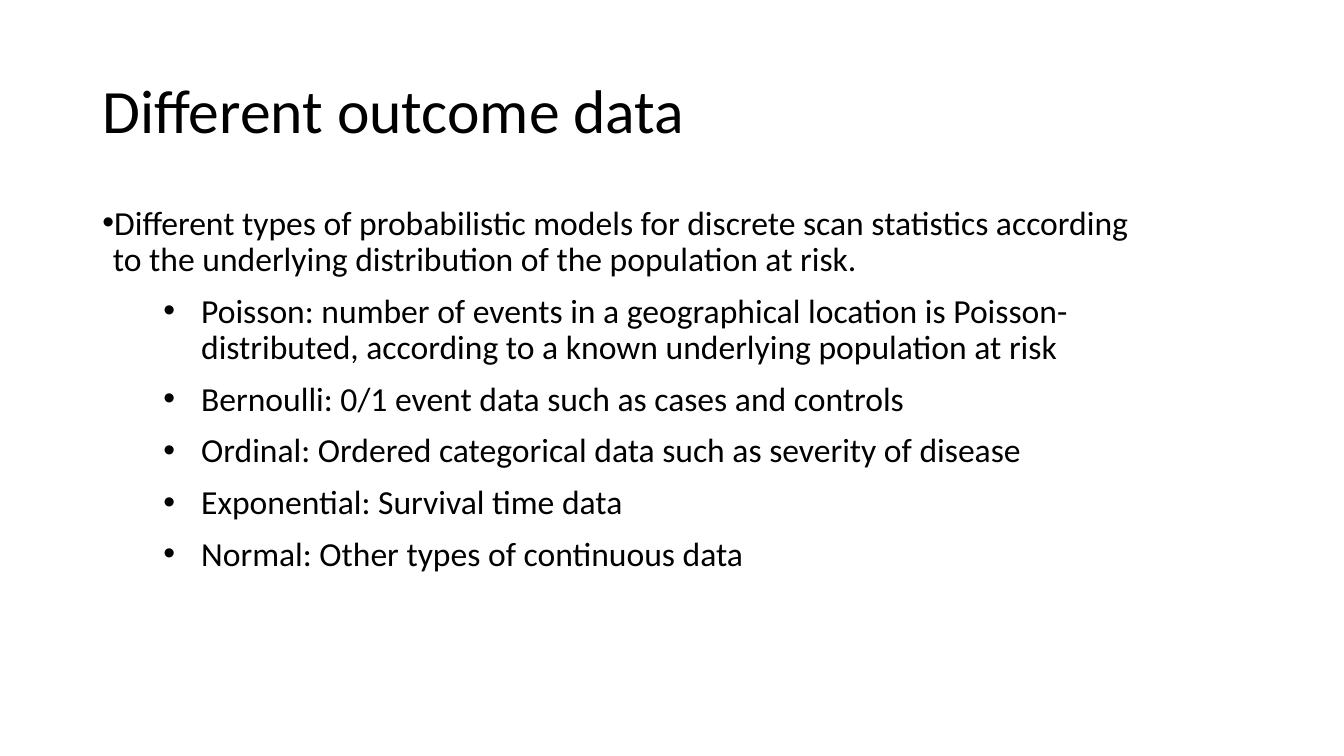
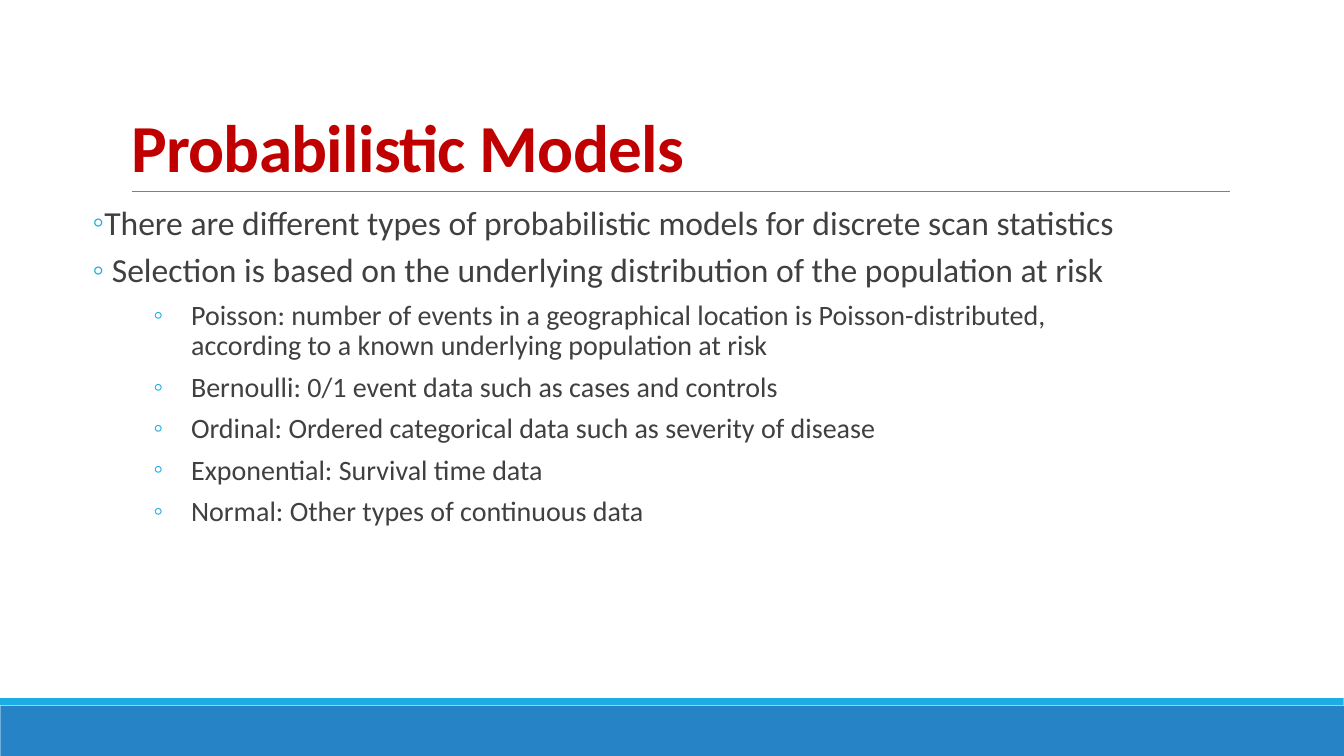
Before and after one commit to ethely/HughSt.github.io, a slide deck: slide 5 of course_materials/week4/Slides/Kulldrof Scan statistic.pptx (slide 4 before the commit). Drawn at 1344x756 pixels with LibreOffice and Linux fonts; fonts in the diff are those of the drawing. Boxes give left, top, right and bottom in pixels: in the first picture for what was removed or moved away, otherwise in the second. Text is boxed around its words. In the diff, an @@ line names an element or a change of style, - is before the commit and + after.

```diff
--- a/course_materials/week4/Slides/Kulldrof Scan statistic.pptx
+++ b/course_materials/week4/Slides/Kulldrof Scan statistic.pptx
@@ title "Probabilistic Models" at <box>131,124,684,173</box>: vertical alignment middle to bottom @@
@@ title at <box>131,124,684,173</box>: text changed; size 44 to 48 pt; text colour #000000 to #C00000; bold on @@
-Different outcome data
+Probabilistic Models
@@ line added from (132, 192) to (1231, 192), #808080 0.5 pt @@
@@ text at <box>104,211,1114,288</box>: text changed; text colour #000000 to #404040 @@
-  • Different types of probabilistic models for discrete scan statistics according to the underlying distribution of the population at risk.
+  ◦ There are different types of probabilistic models for discrete scan statistics
+  ◦ Selection is based on the underlying distribution of the population at risk
@@ text at <box>191,305,1046,526</box>: size 24 to 20 pt, text colour #000000 to #404040 in "Poisson: number of events in a geographical ...", "Bernoulli: 0/1 event data such as cases ...", "Ordinal: Ordered categorical data such as severity ...", "Exponential: Survival time data" and 1 more places; bullet • to ◦; less space between paragraphs @@
@@ rectangle added at <box>0,706,1344,756</box>, fill #2683C6 @@
@@ rectangle added at <box>0,699,1344,706</box>, fill #1CADE4 @@
```
Also in this commit, not shown: 8 other slides changed, 2 slides added, 2 slides removed.
